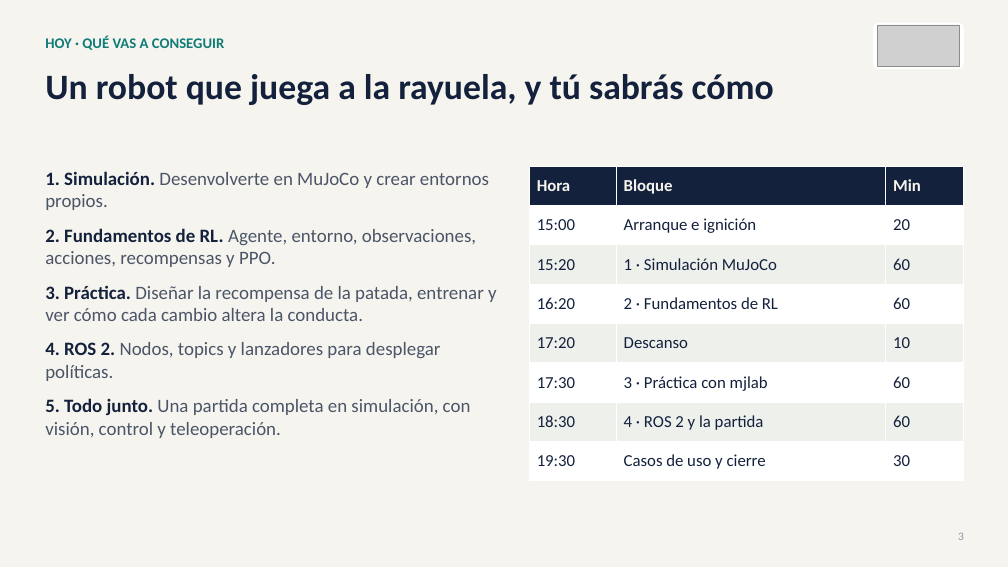
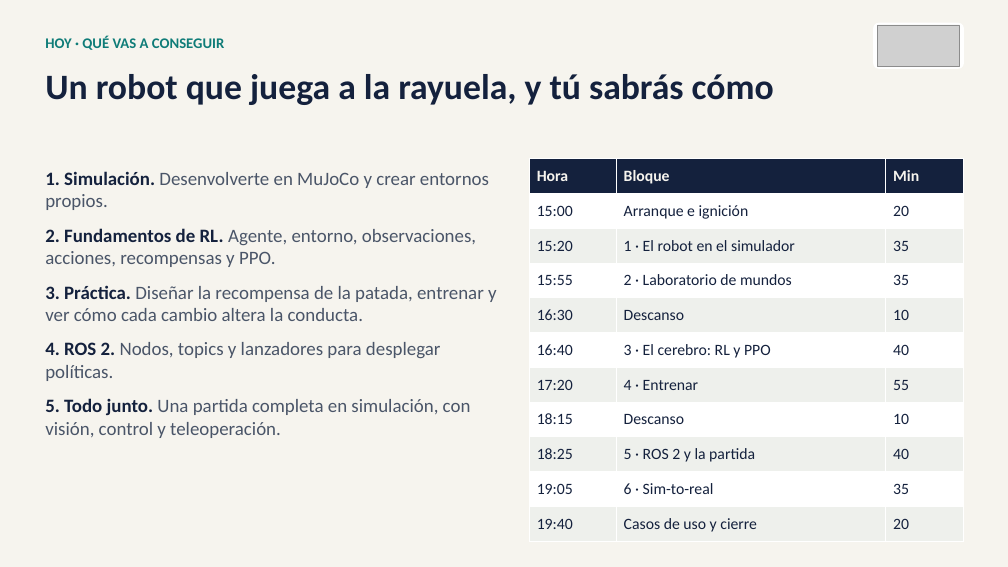
Before and after one commit to david2526IA/taller_microduck_windows, a slide deck: slide 3 of workshop-ia-fisica/presentaciones/Presentacion_03_taller_completo.pptx. Drawn at 1008x567 pixels with LibreOffice and Linux fonts; fonts in the diff are those of the drawing; grey boxes stand for pictures. Boxes give left, top, right and bottom in pixels: in the first picture for what was removed or moved away, otherwise in the second. Text is boxed around its words. In the diff, an @@ line names an element or a change of style, - is before the commit and + after.

```diff
--- a/workshop-ia-fisica/presentaciones/Presentacion_03_taller_completo.pptx
+++ b/workshop-ia-fisica/presentaciones/Presentacion_03_taller_completo.pptx
@@ table at (x1=529, y1=159, x2=963, y2=541) @@
-row 3: 15:20 | 1 · Simulación MuJoCo | 60
-row 4: 16:20 | 2 · Fundamentos de RL | 60
-row 5: 17:20 | Descanso | 10
-row 6: 17:30 | 3 · Práctica con mjlab | 60
-row 7: 18:30 | 4 · ROS 2 y la partida | 60
-row 8: 19:30 | Casos de uso y cierre | 30
+row 3: 15:20 | 1 · El robot en el simulador | 35
+row 4: 15:55 | 2 · Laboratorio de mundos | 35
+row 5: 16:30 | Descanso | 10
+row 6: 16:40 | 3 · El cerebro: RL y PPO | 40
+row 7: 17:20 | 4 · Entrenar | 55
+row 8: 18:15 | Descanso | 10
+row 9: 18:25 | 5 · ROS 2 y la partida | 40
+row 10: 19:05 | 6 · Sim-to-real | 35
+row 11: 19:40 | Casos de uso y cierre | 20
@@ table resized from (x1=529, y1=166, x2=963, y2=481) to (x1=529, y1=159, x2=963, y2=541) @@
@@ text removed at (x1=958, y1=532, x2=964, y2=540) @@
-3
```
Also in this commit, not shown: 39 other slides changed, 1 slide added, 1 slide removed, 18 other files.
